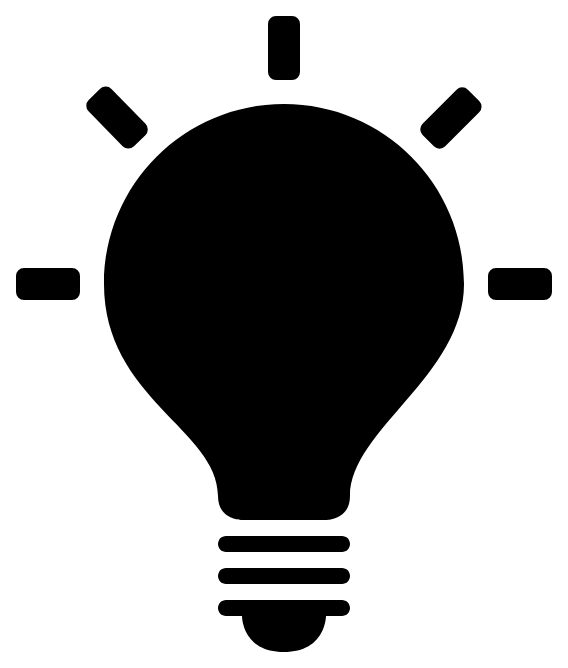
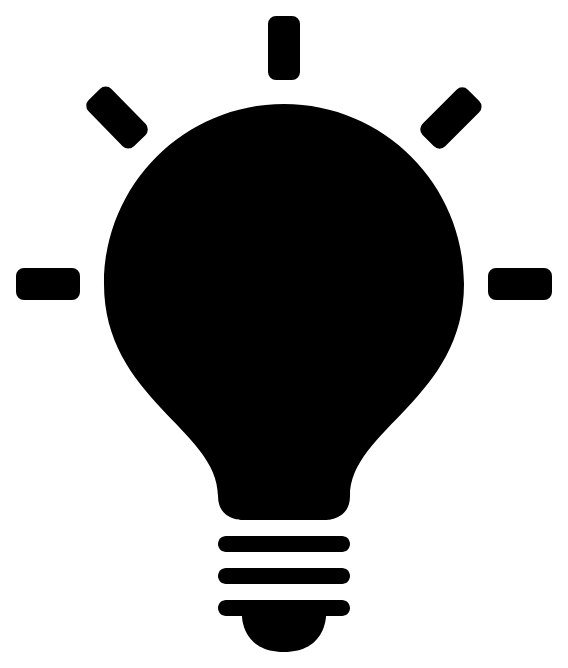
Before/after of a 568x668 layered artwork. What changed in the layer stack:
painted on "Layer 1" over [158, 285, 464, 490]
